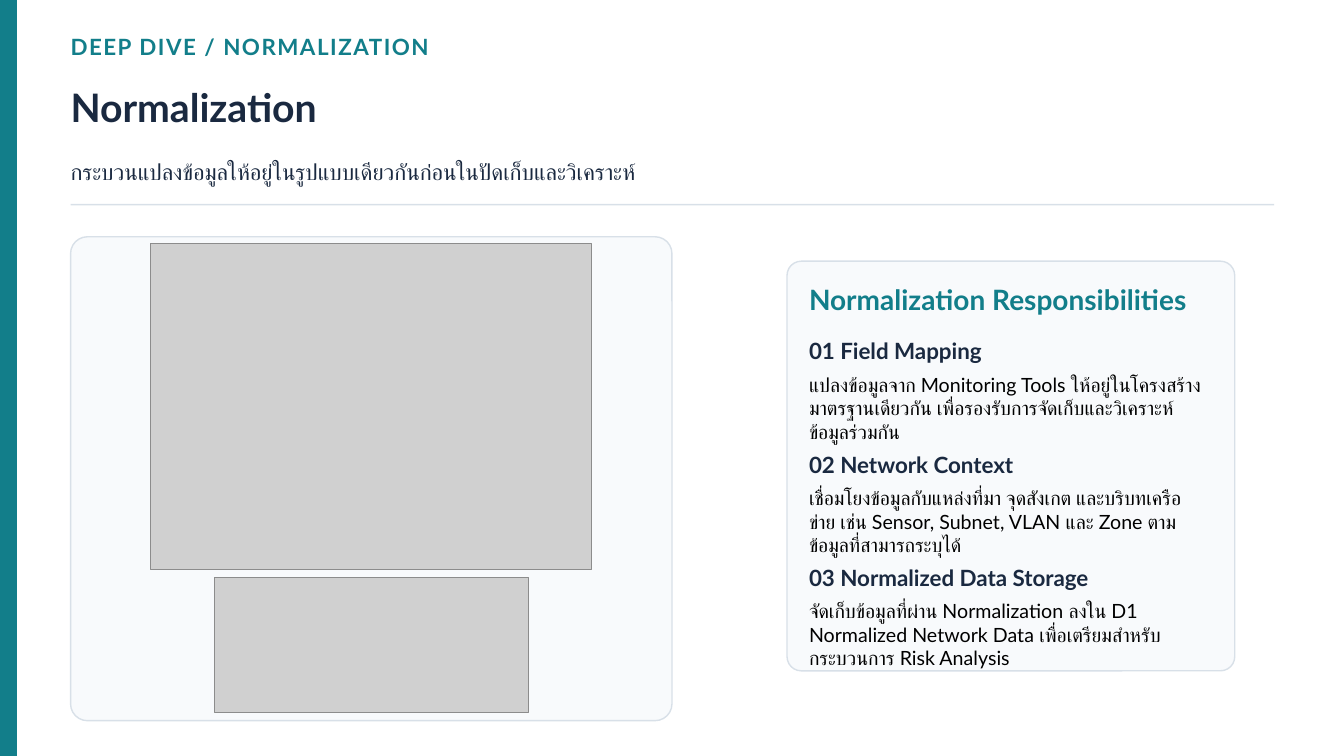
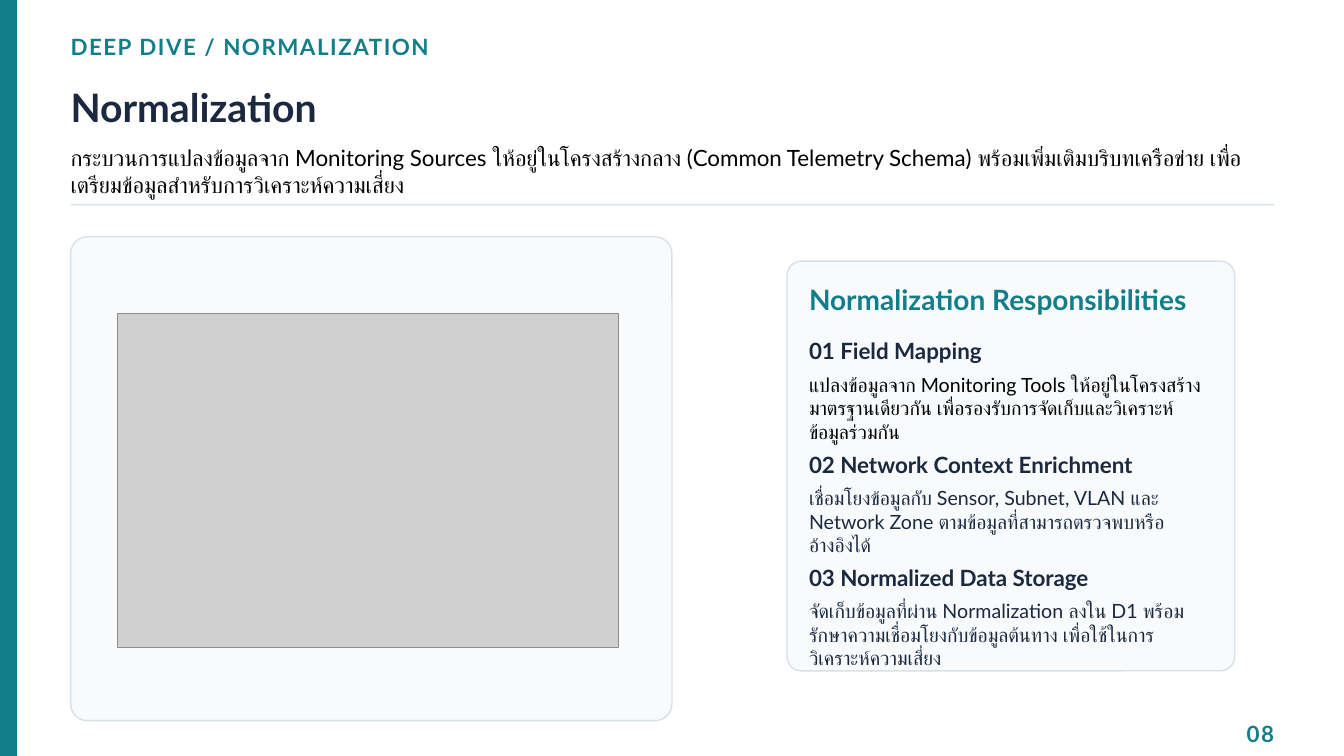
Before and after one commit to Jesadaphoukrongthong/Hybrid-Network-Monitoring-and-Policy-Orchestration-Framework, a slide deck: slide 9 of docs/paper/Hybrid_Framework_Presentation.pptx. Drawn at 1344x756 pixels with LibreOffice and Linux fonts; fonts in the diff are those of the drawing; grey boxes stand for pictures. Boxes give left, top, right and bottom in pixels: in the first picture for what was removed or moved away, otherwise in the second. Text is boxed around its words. In the diff, an @@ line names an element or a change of style, - is before the commit and + after.

```diff
--- a/docs/paper/Hybrid_Framework_Presentation.pptx
+++ b/docs/paper/Hybrid_Framework_Presentation.pptx
@@ text at [71, 149, 1241, 200]: text changed; text colour #1A2940 to #000000 @@
-กระบวนแปลงข้อมูลให้อยู่ในรูปแบบเดียวกันก่อนในปัดเก็บและวิเคราะห์
+กระบวนการแปลงข้อมูลจาก Monitoring Sources ให้อยู่ในโครงสร้างกลาง (Common Telemetry Schema) พร้อมเพิ่มเติมบริบทเครือข่าย เพื่อเตรียมข้อมูลสำหรับการวิเคราะห์ความเสี่ยง
@@ picture: place and size @@
-picture at [151, 244, 592, 570]
+picture at [117, 314, 618, 647]
@@ text at [809, 456, 1165, 552]: text changed; text colour #000000 to #1A2940 @@
-02 Network Context
-เชื่อมโยงข้อมูลกับแหล่งที่มา จุดสังเกต และบริบทเครือข่าย เช่น Sensor, Subnet, VLAN และ Zone ตามข้อมูลที่สามารถระบุได้
+02 Network Context Enrichment
+เชื่อมโยงข้อมูลกับ Sensor, Subnet, VLAN และ Network Zone ตามข้อมูลที่สามารถตรวจพบหรืออ้างอิงได้
@@ picture removed at [215, 578, 528, 713] @@
@@ text at [809, 603, 1184, 665]: text changed; text colour #000000 to #1A2940 @@
-จัดเก็บข้อมูลที่ผ่าน Normalization ลงใน D1 Normalized Network Data เพื่อเตรียมสำหรับกระบวนการ Risk Analysis
+จัดเก็บข้อมูลที่ผ่าน Normalization ลงใน D1 พร้อมรักษาความเชื่อมโยงกับข้อมูลต้นทาง เพื่อใช้ในการวิเคราะห์ความเสี่ยง
@@ text added at [1247, 725, 1274, 742], 16 pt, text #127E8A, bold @@
+08
```
Also in this commit, not shown: 12 other slides changed, 4 slides added, 8 slides removed, 6 other files.
